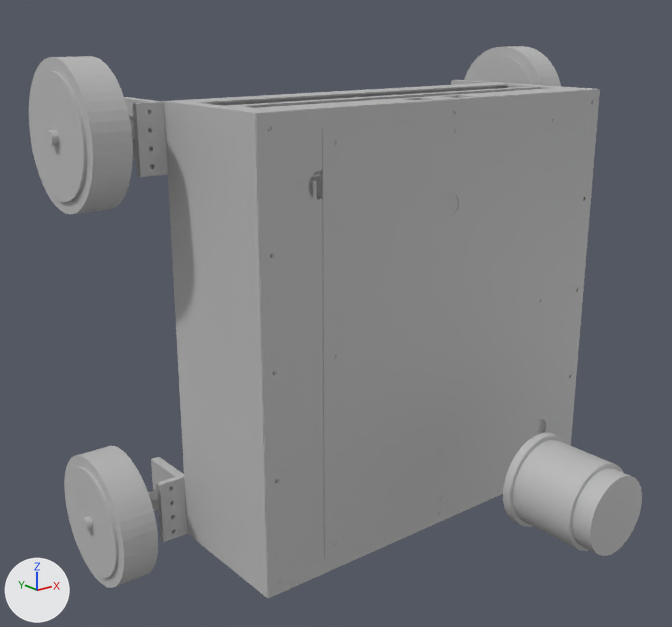
Two versions of the glTF model web/models/bvr1_assembly_realistic.glb, one commit apart.
Both versions are drawn from a 50 mm camera at (-782.0, -1063.0, 355.0) aimed at (-55.0, -155.0, -9.0). The axes (+X, +Y, +Z) are drawn at lower left. The lights are the same throughout. The picture after the commit comes second.

The scene before the commit, as lines of its bpy script (objects in view):
```python
ob_base_union_union = bpy.data.objects.new('base-union-union', me_base_union_union)
ob_base_union_union.location = (0.0, 0.0, 0.0)
ob_h_arm_union_union_union_diff_union_union_union = bpy.data.objects.new('h_arm-union-union-union-diff-union-union-union', me_h_arm_union_union_union_diff_union_union_union)
ob_h_arm_union_union_union_diff_union_union_union.location = (0.0, 0.0, 0.0)
ob_panel_union_diff = bpy.data.objects.new('panel-union-diff', me_panel_union_diff)
ob_panel_union_diff.location = (0.0, 0.0, 0.0)
ob_tire_outer_diff_union_union_union_union_union_union_union_union_union = bpy.data.objects.new('tire_outer-diff-union-union-union-union-union-union-union-union-union', me_tire_outer_diff_union_union_union_union_union_union_union_union_union)
ob_tire_outer_diff_union_union_union_union_union_union_union_union_union.location = (0.0, 0.0, 0.0)
# also in view: 'top_lid-diff-diff-diff-diff' at (0.0, -300.0, 0.0); 'bar-diff-diff-union-union-union-union-union-union-union-union-union' at (0.0, -210.0, 0.0); 'front_panel-union-union-union-diff-diff-diff-diff-diff-diff' at (0.0, -210.0, 0.0)
```
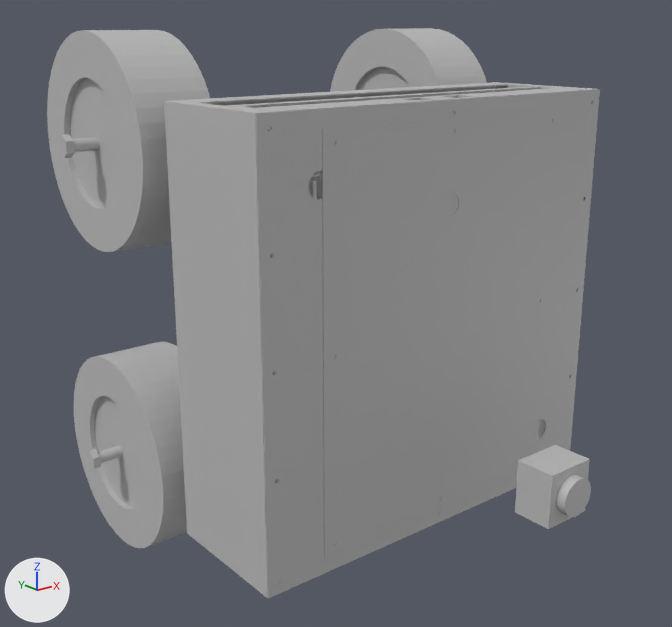
The newer file is also turned or shifted as a whole; pictures and numbers use the older file's frame.

Where the change shows, as pixel boxes (x1, y1, x2, y2) in the pictures (672 x 627 px):
'tire_outer-diff-union-union-union-union-union-union-union-union', added: after (47, 28, 487, 548)
'tire_outer-diff-union-union-union-union-union-union-union-union-union', deleted: before (29, 46, 561, 588)
'base-union-union', deleted: before (503, 432, 642, 556)
'body-union.004', added: after (515, 445, 591, 529)
'h_arm-union-union-union-diff-union-union-union', deleted (mostly hidden): before (124, 80, 512, 542)

What changed in the scene script:
```text
Add me_body_union_004:
    me_body_union_004.from_pydata(...)  # 104 vertices, 204 faces; spans x -32.5..32.5, y -687.0..-627.0, z -177.5..-112.5
    me_body_union_004.materials.append(mat_default_007)  # grey #bcbcbc
Add me_tire_outer_diff_union_union_union_union_union_union_union_union:
    me_tire_outer_diff_union_union_union_union_union_union_union_union.from_pydata(...)  # 1584 vertices, 3152 faces; spans x -328.0..328.0, y -273.0..-3.0, z -345.0..345.0
    me_tire_outer_diff_union_union_union_union_union_union_union_union.materials.append(mat_default_002)  # grey #bcbcbc
Remove ob_h_arm_union_union_union_diff_union_union_union:
    ob_h_arm_union_union_union_diff_union_union_union = bpy.data.objects.new('h_arm-union-union-union-diff-union-union-union', me_h_arm_union_union_union_diff_union_union_union)
    ob_h_arm_union_union_union_diff_union_union_union.location = (0.0, 0.0, 0.0)
Remove ob_tire_outer_diff_union_union_union_union_union_union_union_union_union:
    ob_tire_outer_diff_union_union_union_union_union_union_union_union_union = bpy.data.objects.new('tire_outer-diff-union-union-union-union-union-union-union-union-union', me_tire_outer_diff_union_union_union_union_union_union_union_union_union)
    ob_tire_outer_diff_union_union_union_union_union_union_union_union_union.location = (0.0, 0.0, 0.0)
Remove ob_base_union_union:
    ob_base_union_union = bpy.data.objects.new('base-union-union', me_base_union_union)
    ob_base_union_union.location = (0.0, 0.0, 0.0)
Add ob_body_union_004:
    ob_body_union_004 = bpy.data.objects.new('body-union.004', me_body_union_004)
    ob_body_union_004.location = (0.0, 175.0, 0.0)
Add ob_tire_outer_diff_union_union_union_union_union_union_union_union:
    ob_tire_outer_diff_union_union_union_union_union_union_union_union = bpy.data.objects.new('tire_outer-diff-union-union-union-union-union-union-union-union', me_tire_outer_diff_union_union_union_union_union_union_union_union)
    ob_tire_outer_diff_union_union_union_union_union_union_union_union.location = (0.0, 175.0, 0.0)
```
